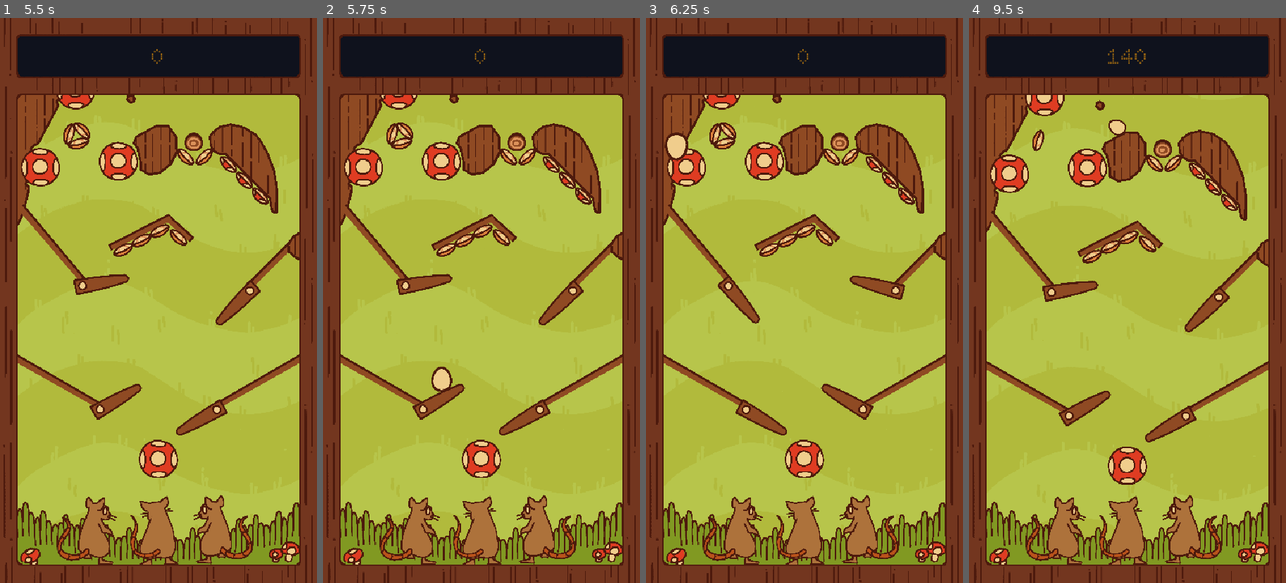
Above: before the commit, frames 1-4 (left to right).
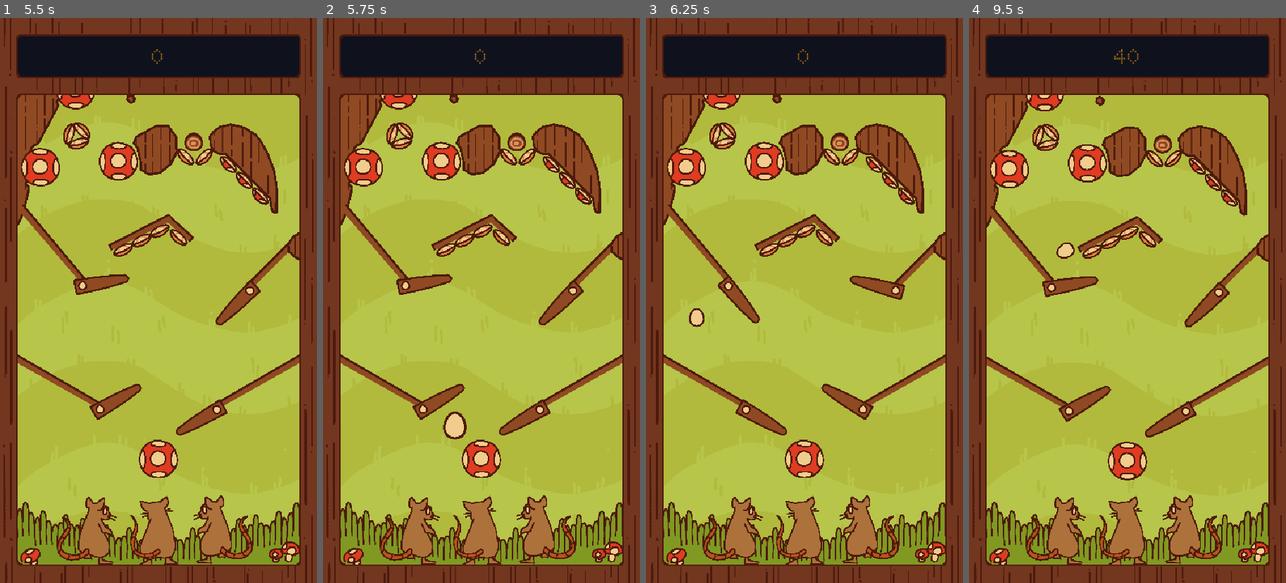
Above: after the commit, the same moments.

Repository: Lilacqualia/gjtnp-gjenp
Game: Godot game, scene res://scenes/conductor.tscn
Two runs of this game, one before a commit and one after it. Both use one fixed random seed, a clock stepped at 60 frames per second and the inputs below.
Inputs:
- Up to frame 1 (5.5 s): tap Enter at 0.5 s; hold D (Right Flipper) 0.53-1.28 s; hold Space (Start Game) 0.53-1.28 s; hold A (Left Flipper) 1.28-2.03 s; tap Space (Start Game) at 1.35, 2.85, 3.5, 4.35, 5 s; hold Space (Start Game) 2.03-2.78 s; hold D (Right Flipper) 2.03-3.53 s; hold Space (Start Game) 3.53-4.28 s; hold A (Left Flipper) from 3.53 s (still down); hold Space (Start Game) from 5.03 s (still down)
- Up to frame 2 (5.75 s): keep holding A (Left Flipper); keep holding Space (Start Game)
- Up to frame 3 (6.25 s): release A (Left Flipper) at 5.78 s; release Space (Start Game) at 5.78 s; hold D (Right Flipper) from 5.78 s (still down); tap Space (Start Game) at 5.85 s
- Up to frame 4 (9.5 s): hold Space (Start Game) 6.53-7.28 s; tap Space (Start Game) at 7.35, 8.85 s; release D (Right Flipper) at 8.03 s; hold Space (Start Game) 8.03-8.78 s; hold A (Left Flipper) from 8.03 s (still down)

Frame 1 is identical in both runs. In frame 2, 0.5% of the frame differs, in the area x 34-46%, y 61-75%; in frame 3, 0.4%; in frame 4, 8.6%, in the area x 5-95%, y 5-83%.

Commit message:
Made pinball rebound function configurable, reduced spawn rebound.

Diff:
--- a/src/scripts/pinball.gd
+++ b/src/scripts/pinball.gd
@@ -83,19 +83,19 @@
 func play_egg_break_sound():
 	$EggBreak.play()
 
-func rebound() -> void:
+func rebound(speed := 1500.0, duration := 1.0) -> void:
 	rebounding = true
 	can_end_rebound = false
-	set_linear_velocity(Vector2(rng.randf_range(-750.0, 750.0), -1500))
+	set_linear_velocity(Vector2(rng.randf_range(speed / -2, speed / 2), -speed))
 	set_rebound_nocollide(true)
 	var reboundScaleTween = get_tree().create_tween()
 	reboundScaleTween.set_trans(Tween.TRANS_QUAD)
 	reboundScaleTween.set_ease(Tween.EASE_OUT)
-	reboundScaleTween.tween_property($Sprite2D, "scale", rebounding_sprite_scale, 0.5)
+	reboundScaleTween.tween_property($Sprite2D, "scale", rebounding_sprite_scale, duration / 2)
 	reboundScaleTween.set_ease(Tween.EASE_IN)
-	reboundScaleTween.tween_property($Sprite2D, "scale", default_sprite_scale, 0.5)
+	reboundScaleTween.tween_property($Sprite2D, "scale", default_sprite_scale, duration / 2)
 
-	await get_tree().create_timer(1.0).timeout
+	await get_tree().create_timer(duration).timeout
 	can_end_rebound = true
 
 func end_rebound() -> void:
--- a/src/scripts/table_forest.gd
+++ b/src/scripts/table_forest.gd
@@ -88,7 +88,7 @@
 		ball.connect("egg_is_broken", _on_egg_is_broken)
 		add_child.call_deferred(ball)
 		ball.set_deferred("position", ResetPosition)
-		ball.call_deferred("rebound")
+		ball.call_deferred("rebound", 1000.0, 0.6)
 
 func _on_pinball_hit(hit_object: Node) -> void:
 	var value = hit_object.receive_hit(ball.linear_velocity)
